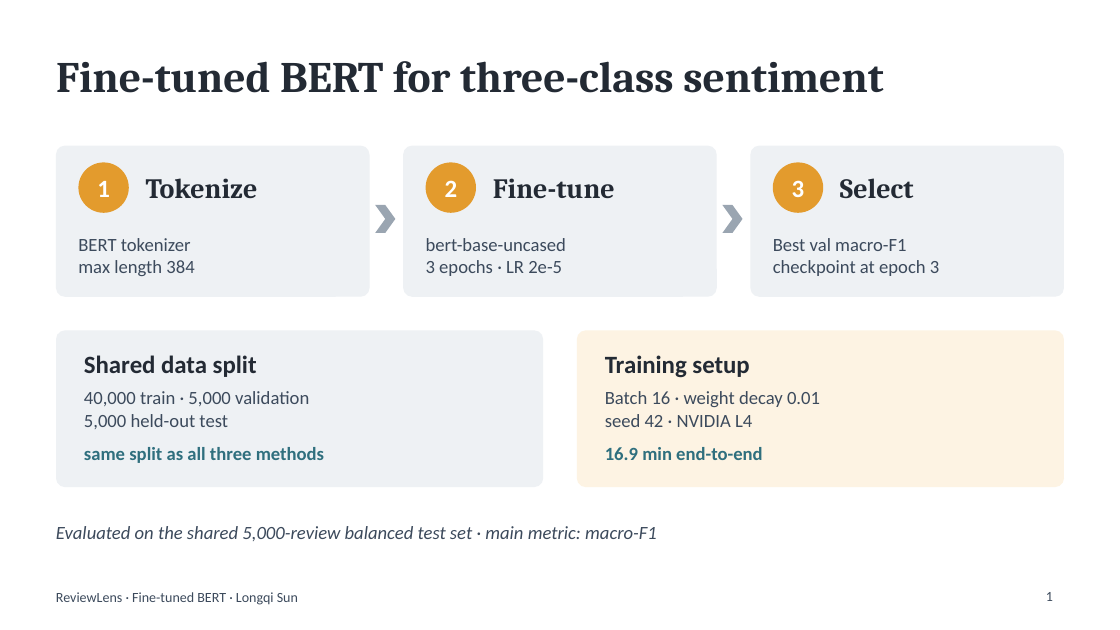
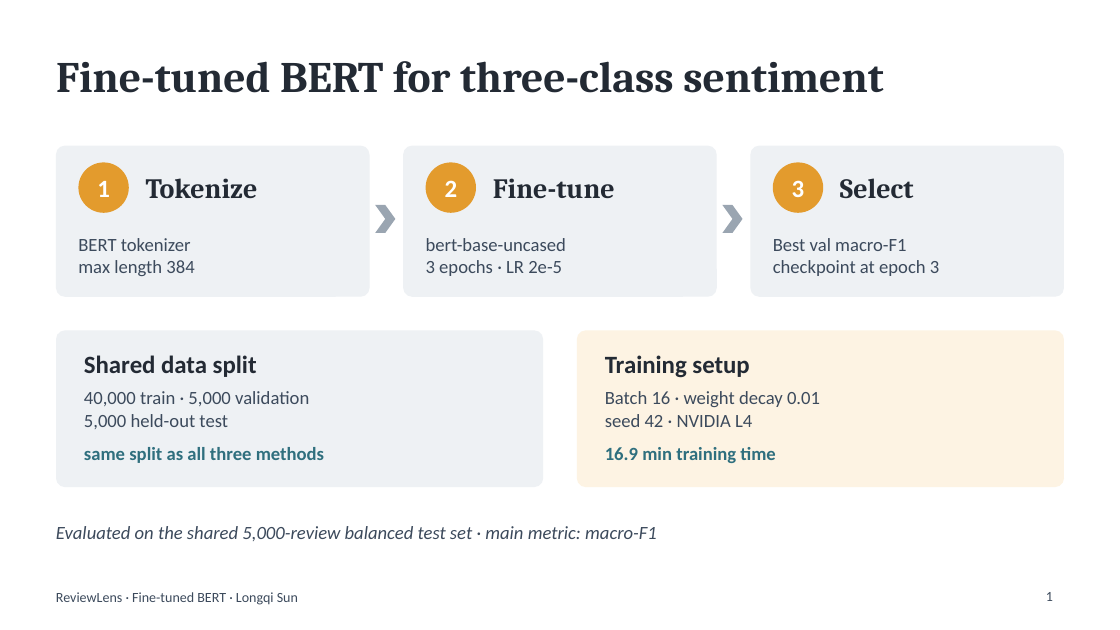
Before and after one commit to Junebhone/ReviewLens, a slide deck: slide 1 of docs/slides/Longqi_BERT_Experiment_Slides.pptx. Drawn at 1120x630 pixels with LibreOffice and Linux fonts; fonts in the diff are those of the drawing. Boxes give left, top, right and bottom in pixels: in the first picture for what was removed or moved away, otherwise in the second. Text is boxed around its words. In the diff, an @@ line names an element or a change of style, - is before the commit and + after.

```diff
--- a/docs/slides/Longqi_BERT_Experiment_Slides.pptx
+++ b/docs/slides/Longqi_BERT_Experiment_Slides.pptx
@@ text at bbox=[605, 447, 775, 463]: text changed @@
-16.9 min end-to-end
+16.9 min training time
```
